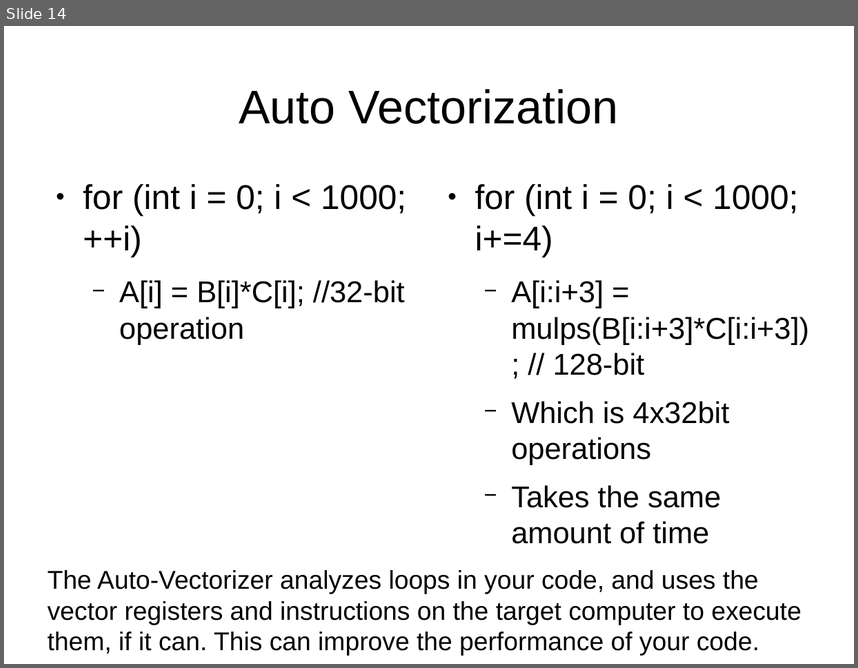
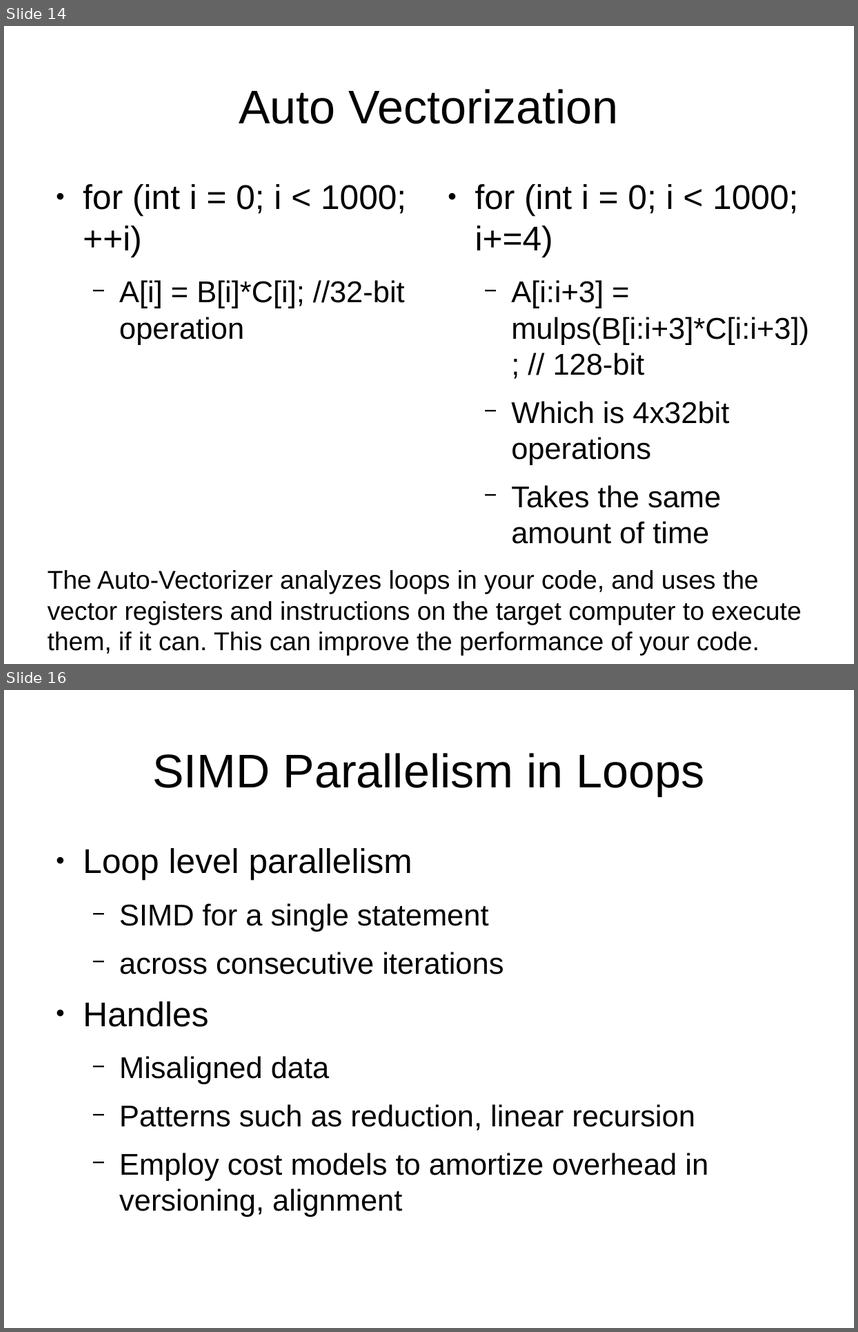
Before and after one commit to kks32/cpp-software-development, a slide deck: Ex14_Memory_Models_Compiler_Optimisation/Ex14_Memory_Models_Compiler_Optimisation.odp. Shown one above the other, each under a label of ours: slide 14 before the commit, slides 14 and 16 after it; the slides between them are not shown. The pictures are 858x668 and 858x1332 pixels, drawn with LibreOffice and Linux fonts; fonts in the diff are those of the drawing. Boxes give left, top, right and bottom in pixels: in the first picture for what was removed or moved away, otherwise in the second. Text is boxed around its words. In the diff, an @@ line names an element or a change of style, - is before the commit and + after.

Commit message:
Memory models

```diff
--- a/Ex14_Memory_Models_Compiler_Optimisation/Ex14_Memory_Models_Compiler_Optimisation.odp
+++ b/Ex14_Memory_Models_Compiler_Optimisation/Ex14_Memory_Models_Compiler_Optimisation.odp
@@ slide 16 added at [4,690,854,1328], background #FFFFFF @@
@@ title added at [152,753,704,796], 44 pt, text #000000 @@
+SIMD Parallelism in Loops
@@ text added at [83,848,708,1216], 28 pt, text #000000 @@
+● Loop level parallelism
+  − SIMD for a single statement
+  − across consecutive iterations
+● Handles
+  − Misaligned data
+  − Patterns such as reduction, linear recursion
+  − Employ cost models to amortize overhead in versioning, alignment
```
Also in this commit, not shown: 2 slides changed, 3 other slides added, 9 other files.
